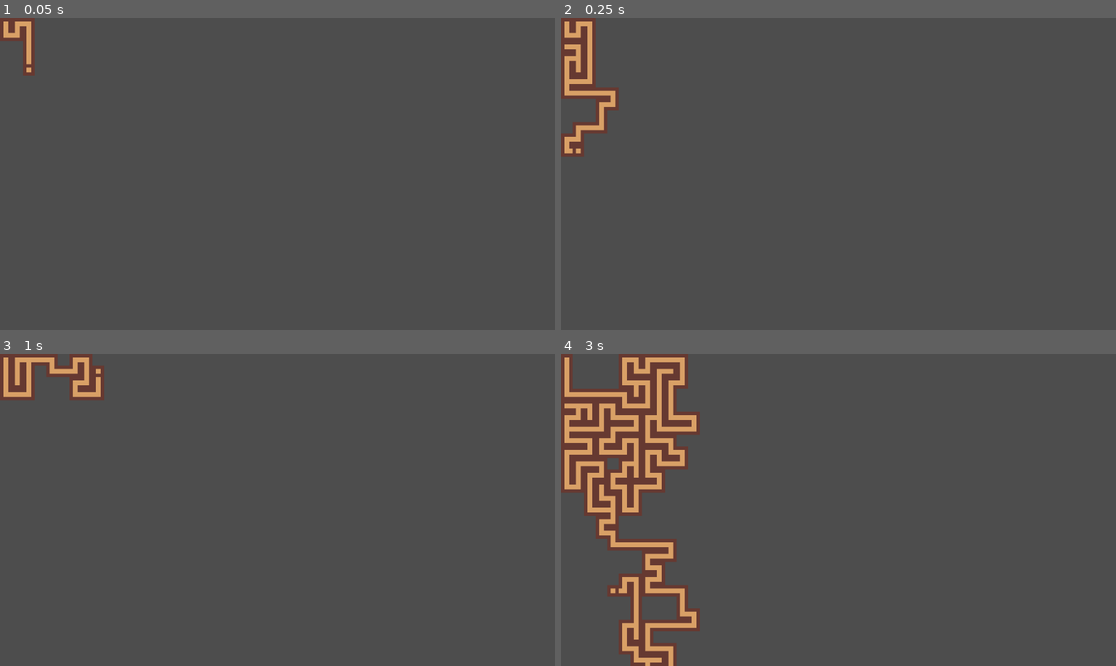
Above: before the commit, frames 1-4 (two rows, left to right).
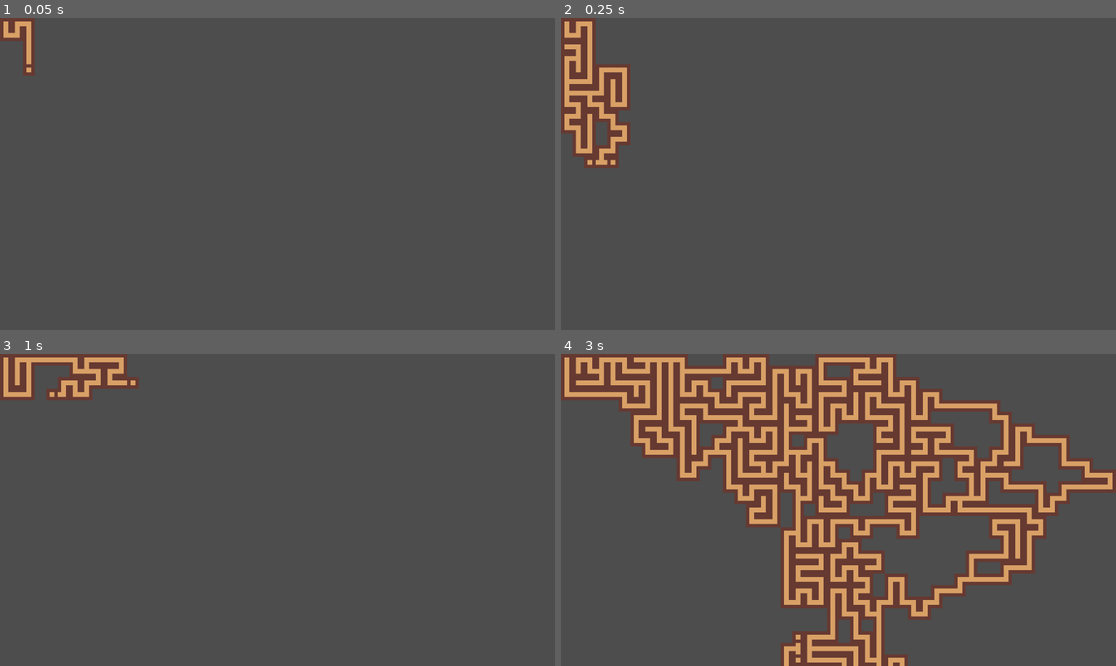
Above: after the commit, the same moments.

Repository: TreacherousDev/Treacherous
Game: Godot game, scene res://main/map_generator/map_generator.tscn
The game is run twice, just before and just after one commit, with the same random seed, the same clock (stepped at 60 frames per second) and the same inputs.
Inputs (mouse positions are in pixels of both pictures, inside the frame that each line leads up to):
- Up to frame 1 (0.05 s): no input
- Up to frame 2 (0.25 s): no input
- Up to frame 3 (1 s): tap Enter (ui_accept) at 0.5, 0.77 s; move the mouse to (399, 494) at 0.52 s; click (399, 494) at 0.67 s
- Up to frame 4 (3 s): move the mouse to (727, 525) at 1.27 s; hold Down (ui_down) 1.28-2.03 s; tap Enter (ui_accept) at 1.52 s; move the mouse to (894, 441) at 2.02 s; move the mouse to (810, 572) at 2.77 s; click (810, 572) at 2.92 s

Frame 1 is identical in both runs. In frame 2, 2.5% of the frame differs, in the area x 0-13%, y 14-49%; in frame 3, 1.4%; in frame 4, 46%, in the area x 0-100%, y 0-100%.

Commit message:
more refactoring, simpler code

Diff:
--- a/main/map_generator/map_generator.gd
+++ b/main/map_generator/map_generator.gd
@@ -100,7 +100,6 @@
 	current_map_size += 1
 	add_to_expandable_rooms(start_from)
 	mark_cells_to_fill(start_from)
-	next_active_cells.append(start_from)
 
 	while (next_active_cells.size() != 0):
 		iterations += 1
@@ -108,7 +107,6 @@
 			await get_tree().process_frame
 		run_algorithm()
 		if next_active_cells.size() == 0 and current_map_size < map_size:
-			pass
 			expand_map()
 	end_production()
 
@@ -130,14 +128,9 @@
 	active_cells = shuffle_array_with_seed(active_cells)
 
 	for cell in active_cells:
-		var cells_to_fill = cell_data[cell][CHILDREN]
-		cells_to_fill = shuffle_array_with_seed(cells_to_fill)
-
-		for cell_to_fill in cells_to_fill:
-			next_active_cells.append(cell_to_fill)
-			fill_cell(cell_to_fill)
-			rooms_expected_next_iteration -= 1
-			current_map_size += 1
+		fill_cell(cell)
+		rooms_expected_next_iteration -= 1
+		current_map_size += 1
 
 # END PRODUCTION
 func end_production():
@@ -285,6 +278,7 @@
 		set_cell(0, cell_to_fill, 0, Vector2i.ZERO)
 		rooms_expected_next_iteration += 1
 		update_neighbor_rooms(cell_to_fill)
+		next_active_cells.append(cell_to_fill)
 
 
 
@@ -366,6 +360,7 @@
 # If map gets forced to close by chance or circumstance but the cell count isnt achieved yet, run this algorithm
 # Creates an open branch from one of the available expandable rooms
 func expand_map():
+	print("a")
 	expand_count += 1
 	var room_to_expand = get_room_to_expand()
 	if room_to_expand == null:
@@ -377,16 +372,13 @@
 	var expandable_directions: Array = cell_data[room_to_expand][OPEN_DIRECTIONS]
 	var selected_expand_direction: int = select_random_element(expandable_directions)
 	var expanded_room: int = room_id + selected_expand_direction
+	set_cell(0, room_to_expand, 0, Vector2i(expanded_room, 0))
+
 	var expand_location = convert_directions_to_cells_coords([selected_expand_direction], room_to_expand)[0]
-	set_cell(0, room_to_expand, 0, Vector2i(expanded_room, 0))
 	set_cell(0, expand_location, 0, Vector2i(0, 0))
 	update_neighbor_rooms(expand_location)
-
-
+	store_cell_data([expand_location], room_to_expand)
 	next_active_cells.append(expand_location)
-
-	store_cell_data([expand_location], room_to_expand)
-	fill_cell(expand_location)
 	current_map_size += 1
 
 # GET ROOM TO EXPAND
--- a/main/map_generator/map_generator.tscn
+++ b/main/map_generator/map_generator.tscn
@@ -32,7 +32,7 @@
 tile_set = SubResource("TileSet_8ajov")
 format = 2
 script = ExtResource("2_oo4ym")
-braid_percentage = 30.0
+braid_percentage = 0.0
 map_size = 50000
 batch_size = 2
 expand_mode = 0
--- a/maze_generator.gd
+++ b/maze_generator.gd
@@ -88,13 +88,10 @@
 		delete_from_expandable_rooms(cell)
 
 
-	var branch_numbers = 2
+	var branch_numbers = 1
 	delete_rooms_from_pool([15], room_selection)
-	delete_rooms_from_pool([7, 11, 13, 14], room_selection)
-	if rooms_expected_next_iteration < branch_numbers:
-#		expand_map()
-		pass
-
+	if rooms_expected_next_iteration >= branch_numbers:
+		delete_rooms_from_pool([7, 11, 13, 14], room_selection)
 	if rooms_expected_next_iteration <= branch_numbers:
 		delete_rooms_from_pool([parent_direction], room_selection)
 
